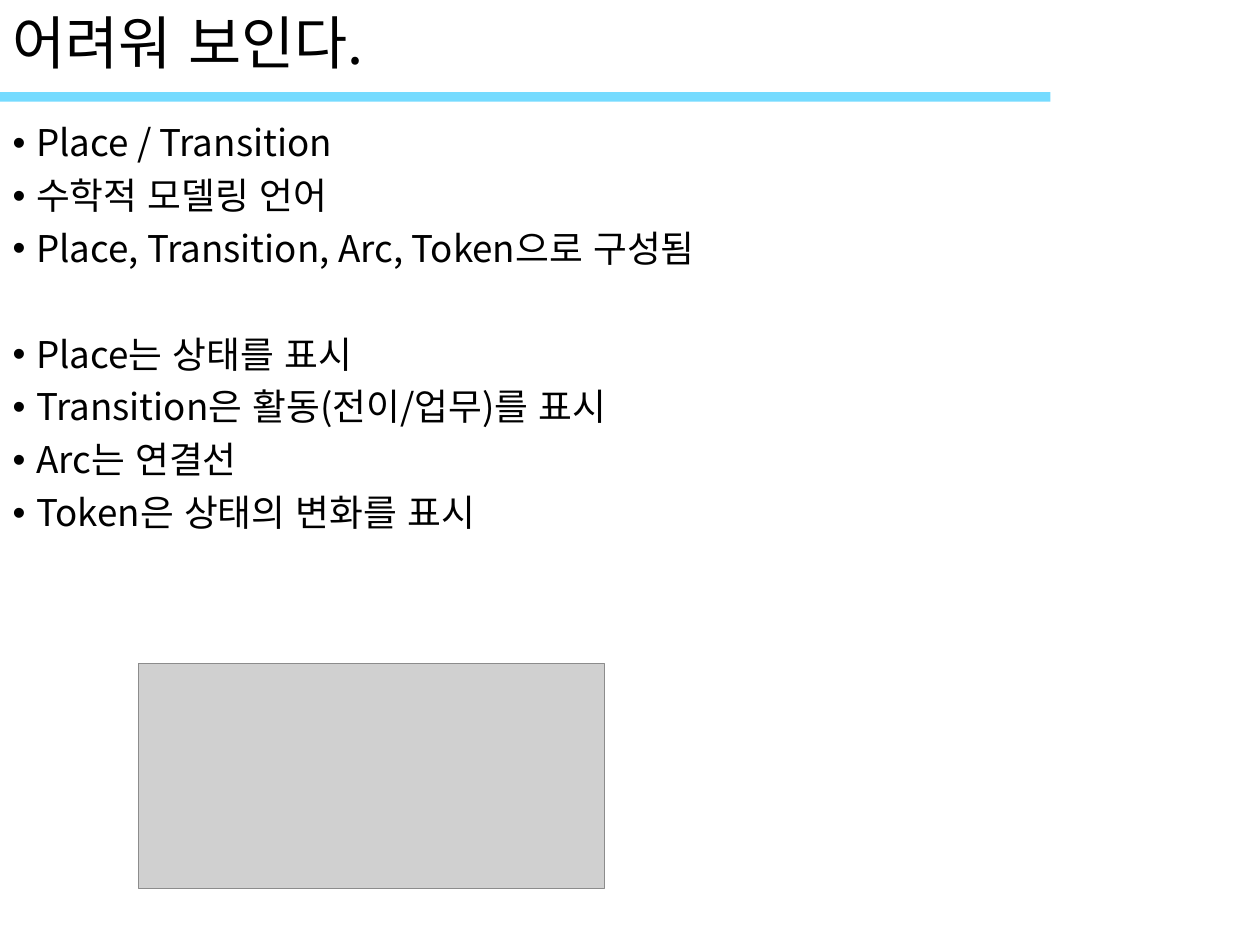
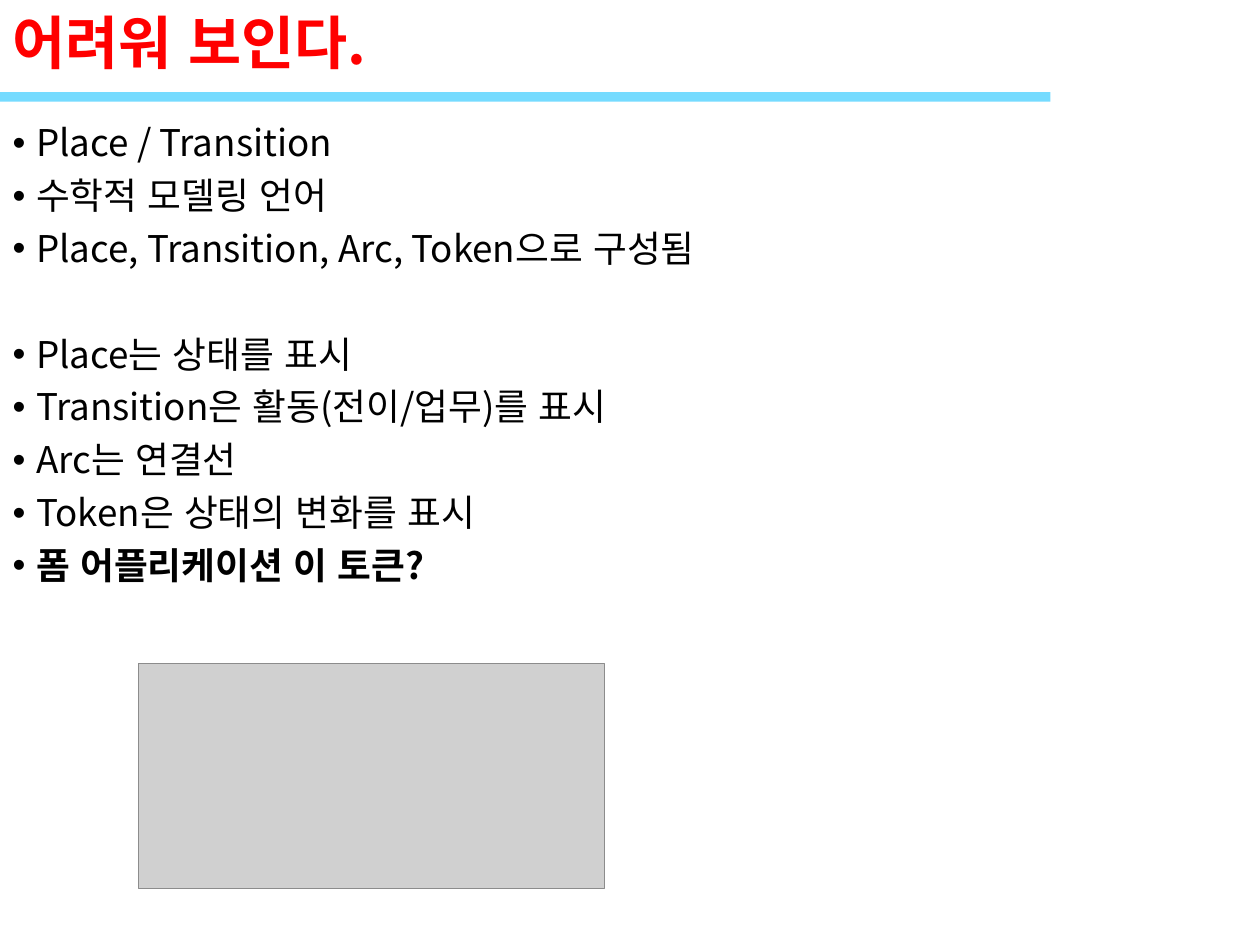
Before and after one commit to ImSeongMuk/study, a slide deck: slide 22 of UML/789_객체UML(프로세스).pptx. Drawn at 1260x945 pixels with LibreOffice and Linux fonts; fonts in the diff are those of the drawing; grey boxes stand for pictures; background and template pictures are left out. Boxes give left, top, right and bottom in pixels: in the first picture for what was removed or moved away, otherwise in the second. Text is boxed around its words. In the diff, an @@ line names an element or a change of style, - is before the commit and + after.

```diff
--- a/UML/789_객체UML(프로세스).pptx
+++ b/UML/789_객체UML(프로세스).pptx
@@ title "어려워 보인다." at <box>13,15,366,70</box>: text colour #000000 to #FF0000, bold on @@
@@ text at <box>36,548,424,583</box>: paragraph added @@
+• 폼 어플리케이션 이 토큰?
```
Also in this commit, not shown: 6 other slides changed, 4 other files.
